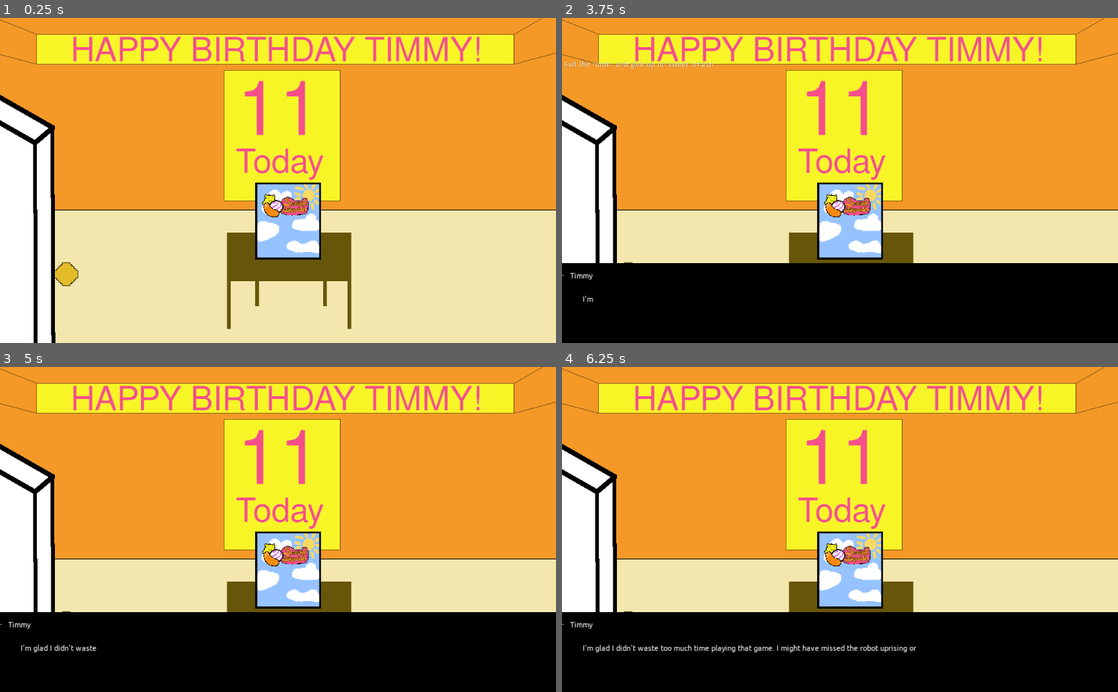
Above: before the commit, frames 1-4 (two rows, left to right).
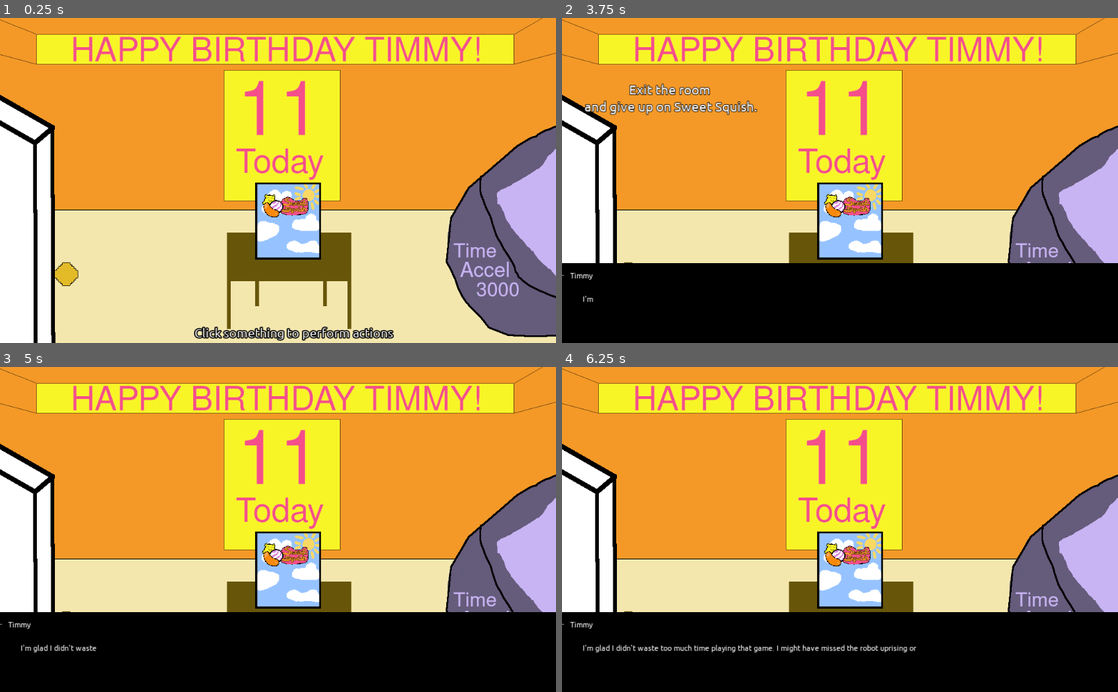
Above: after the commit, the same moments.

Repository: Dvlv/ld44
Game: Godot game, scene res://scenes/Bedroom.tscn
The game is run twice, just before and just after one commit, with the same random seed, the same clock (stepped at 60 frames per second) and the same inputs. The project has no main scene, so this scene is started directly.
Inputs (mouse positions are in pixels of both pictures, inside the frame that each line leads up to):
- Up to frame 1 (0.25 s): no input
- Up to frame 2 (3.75 s): tap Enter (ui_accept) at 0.5, 0.77, 2.27, 3.5 s; move the mouse to (1062, 183) at 0.52 s; click (1062, 183) at 0.67 s; click "1 Year" at 1.25 s; move the mouse to (845, 317) at 2.02 s; click (845, 317) at 2.17 s; move the mouse to (806, 193) at 2.77 s; click (806, 193) at 2.92 s; move the mouse to (617, 183) at 3.52 s; click (617, 183) at 3.67 s
- Up to frame 3 (5 s): tap Enter (ui_accept) at 3.77, 4.52 s; move the mouse to (444, 578) at 4.27 s; click (444, 578) at 4.42 s
- Up to frame 4 (6.25 s): move the mouse to (673, 480) at 5.02 s; click (673, 480) at 5.17 s; tap Enter (ui_accept) at 5.27 s; move the mouse to (867, 529) at 5.77 s; click (867, 529) at 5.92 s

The runs differ from the first frame. In frame 1, 11% of the frame differs, in the area x 34-100%, y 33-100%; in frame 2, 7.3%; in frame 3, 6.1%; in frame 4, 6.1%.

Commit message:
refining bedroom

Diff:
--- a/src/scenes/Bedroom.tscn
+++ b/src/scenes/Bedroom.tscn
@@ -7,13 +7,48 @@
 [ext_resource path="res://assets/sound/gw2.wav" type="AudioStream" id=5]
 
 [sub_resource type="RectangleShape2D" id=1]
-extents = Vector2( 91.6105, 190.283 )
+extents = Vector2( 105.877, 190.283 )
+
+[sub_resource type="DynamicFontData" id=4]
+font_path = "res://assets/Ubuntu-R.ttf"
+
+[sub_resource type="DynamicFont" id=5]
+size = 25
+outline_size = 1
+outline_color = Color( 0, 0, 0, 1 )
+use_mipmaps = true
+use_filter = true
+font_data = SubResource( 4 )
 
 [sub_resource type="RectangleShape2D" id=2]
-extents = Vector2( 23.1204, 39.7971 )
+extents = Vector2( 73.3504, 79.1382 )
+
+[sub_resource type="DynamicFont" id=6]
+size = 31
+outline_size = 2
+outline_color = Color( 0, 0, 0, 1 )
+use_mipmaps = true
+use_filter = true
+font_data = SubResource( 4 )
 
 [sub_resource type="RectangleShape2D" id=3]
-extents = Vector2( 65.2128, 197.38 )
+extents = Vector2( 51.6529, 227.705 )
+
+[sub_resource type="DynamicFont" id=7]
+size = 25
+outline_size = 1
+outline_color = Color( 0, 0, 0, 1 )
+use_mipmaps = true
+use_filter = true
+font_data = SubResource( 4 )
+
+[sub_resource type="DynamicFont" id=8]
+size = 24
+outline_size = 2
+outline_color = Color( 0, 0, 0, 1 )
+use_mipmaps = true
+use_filter = true
+font_data = SubResource( 4 )
 
 [node name="Bedroom" type="Node2D"]
 script = ExtResource( 1 )
@@ -31,45 +66,52 @@
 position = Vector2( 409.983, 8.82159 )
 
 [node name="CollisionShape2D" type="CollisionShape2D" parent="bg/tm"]
+position = Vector2( 5.83179, 90.9754 )
 shape = SubResource( 1 )
 
 [node name="tip" type="Label" parent="bg/tm"]
 visible = false
-margin_left = -342.307
-margin_top = -235.341
-margin_right = 97.6935
-margin_bottom = -204.341
-text = "Enter the Time Accelerator™ to get more tickets, in exchange for years of
-your life."
+margin_left = -335.309
+margin_top = -122.205
+margin_right = 127.691
+margin_bottom = -44.205
+custom_fonts/font = SubResource( 5 )
+text = "Enter the Time Accelerator™
+to get more tickets!"
 align = 1
 
 [node name="phone" type="Area2D" parent="bg"]
 position = Vector2( -66.019, 22.8866 )
 
 [node name="CollisionShape2D" type="CollisionShape2D" parent="bg/phone"]
+position = Vector2( 89.809, 54.8185 )
 shape = SubResource( 2 )
 
 [node name="tip" type="Label" parent="bg/phone"]
 visible = false
-margin_left = -73.4802
-margin_top = -75.8128
-margin_right = 84.5198
-margin_bottom = -61.8128
+margin_left = -72.3138
+margin_top = 116.635
+margin_right = 261.686
+margin_bottom = 150.635
+custom_fonts/font = SubResource( 6 )
 text = "Play some Sweet Squish!"
 
 [node name="door" type="Area2D" parent="bg"]
 position = Vector2( -411.722, 3.49905 )
 
 [node name="CollisionShape2D" type="CollisionShape2D" parent="bg/door"]
+position = Vector2( -48.9868, 73.4801 )
 shape = SubResource( 3 )
 
 [node name="tip" type="Label" parent="bg/door"]
 visible = false
-margin_left = -95.6407
-margin_top = -223.939
-margin_right = 183.359
-margin_bottom = -192.939
-text = "Exit the room, and give up on Sweet Smash.
+margin_left = -79.3118
+margin_top = -185.449
+margin_right = 273.688
+margin_bottom = -101.449
+custom_fonts/font = SubResource( 7 )
+text = "Exit the room
+ and give up on Sweet Squish.
 "
 align = 1
 
@@ -78,3 +120,11 @@
 
 [node name="gamewin" type="AudioStreamPlayer" parent="."]
 stream = ExtResource( 5 )
+
+[node name="ins" type="Label" parent="."]
+margin_left = 358.07
+margin_top = 568.013
+margin_right = 940.07
+margin_bottom = 602.013
+custom_fonts/font = SubResource( 8 )
+text = "Click something to perform actions"
Binary file changed: src/assets/art/bedroom.png
Not shown: 1 places in src/scenes/Bedroom.tscn that only renumber resources
Not shown: 4 places in src/scenes/DialogueBox.tscn that only renumber resources
Not shown: 4 places in src/scenes/SSHome.tscn that only renumber resources
